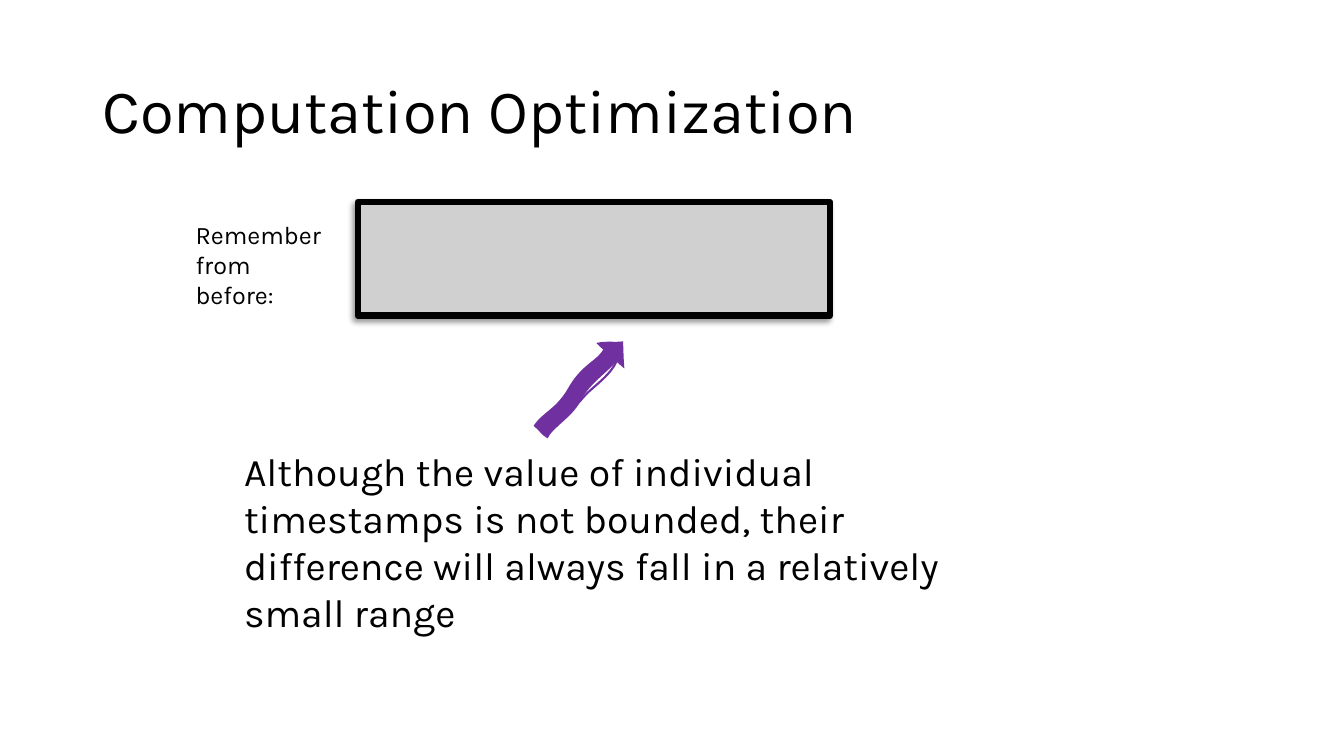
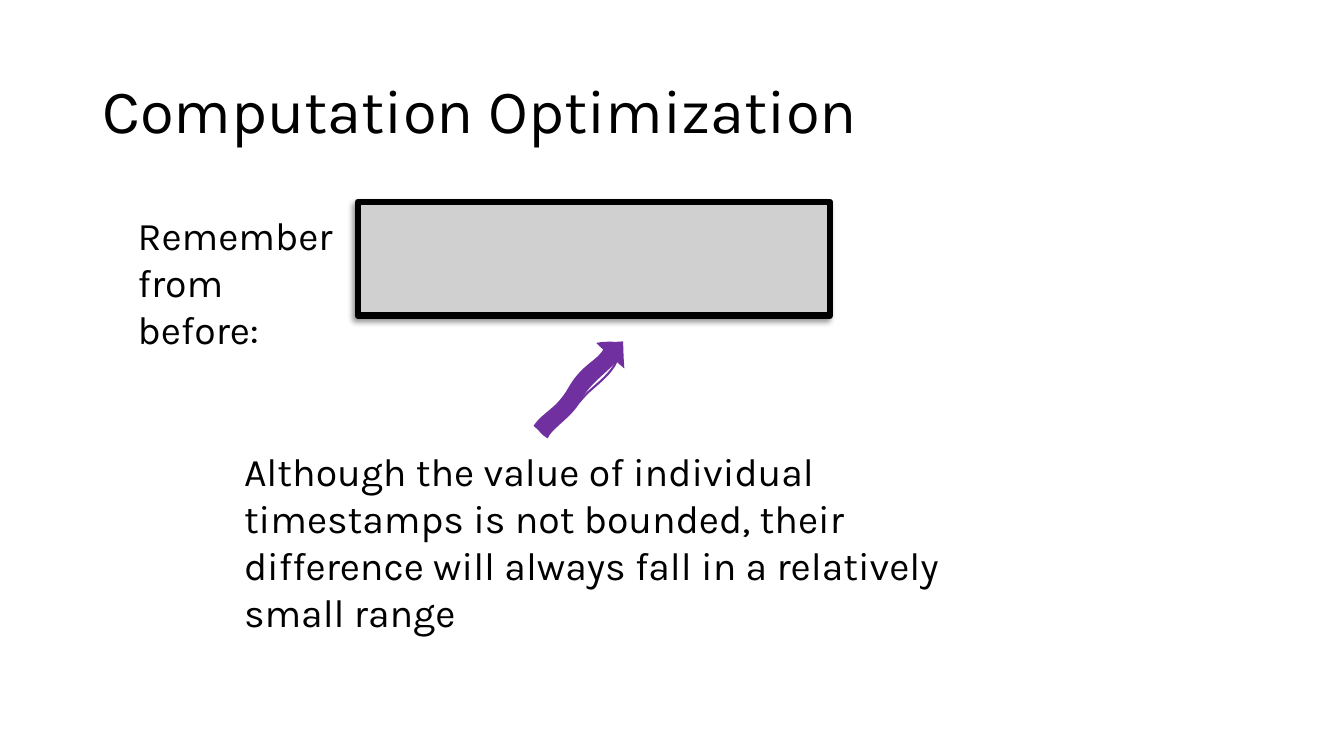
Before and after one commit to HaseebLUMS/Onyx-Presentation, a slide deck: slide 163 of thesis-latency-fairness.pptx. Drawn at 1344x756 pixels with LibreOffice and Linux fonts; fonts in the diff are those of the drawing; grey boxes stand for pictures. Boxes give left, top, right and bottom in pixels: in the first picture for what was removed or moved away, otherwise in the second. Text is boxed around its words. In the diff, an @@ line names an element or a change of style, - is before the commit and + after.

Commit message:
updated presentation

```diff
--- a/thesis-latency-fairness.pptx
+++ b/thesis-latency-fairness.pptx
@@ text "Remember from before:": place and size @@
-text "Remember from before:" at box(196, 226, 321, 305)
+text "Remember from before:" at box(138, 223, 333, 345)
@@ text "Remember from before:" at box(138, 223, 333, 345): size 18 to 28 pt @@
```
Also in this commit, not shown: 1 other slide changed.
